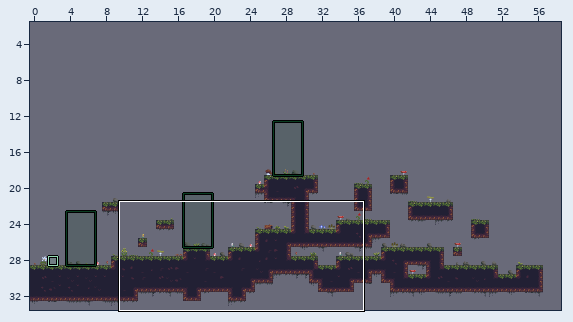
Two versions of a level (LDtk project, resources/maps/level01.ldtk). Above: a wide view before the commit, with the close-up outlined.
Close-up. Earlier state:
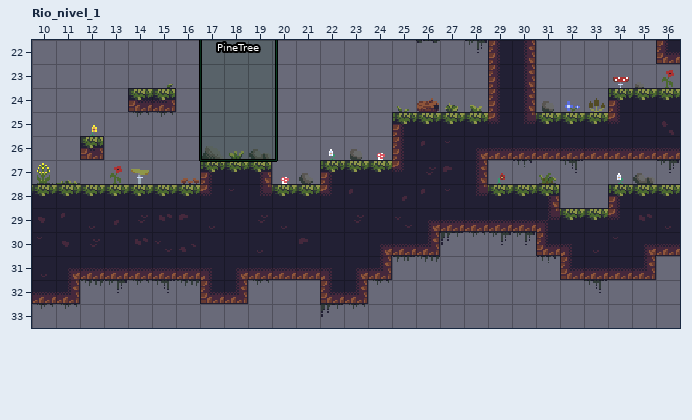
Cells are 16x16 px. Shown: Rio_nivel_1 x 10..36, y 22..33. The commit also changed other parts of the map, which this record leaves out.
And afterwards:
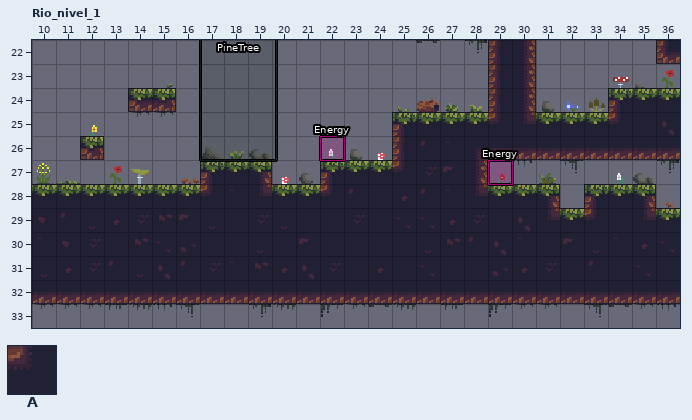
Key: from "Collisions": A 1 "walls".
_ is an empty cell.
Objects are placed by their top-left corner, in cells (3,4 is the top-left corner of cell 3,4); size is 1x1 cell unless given.
Tiles replaced or removed in this view: A.
From old to new:
Changed rows in their new state; . is an unchanged cell.
Layer "Collisions":
first column x 12:
28 .....................A.._
30 ...............AAAA......
31 .............AAAAAAA....A
32 AAAAA..AAA..AAAAAAAAAAAAA
Layer "Entities":
added: "Energy" rectangle at 22,26
added: "Energy" rectangle at 29,27
